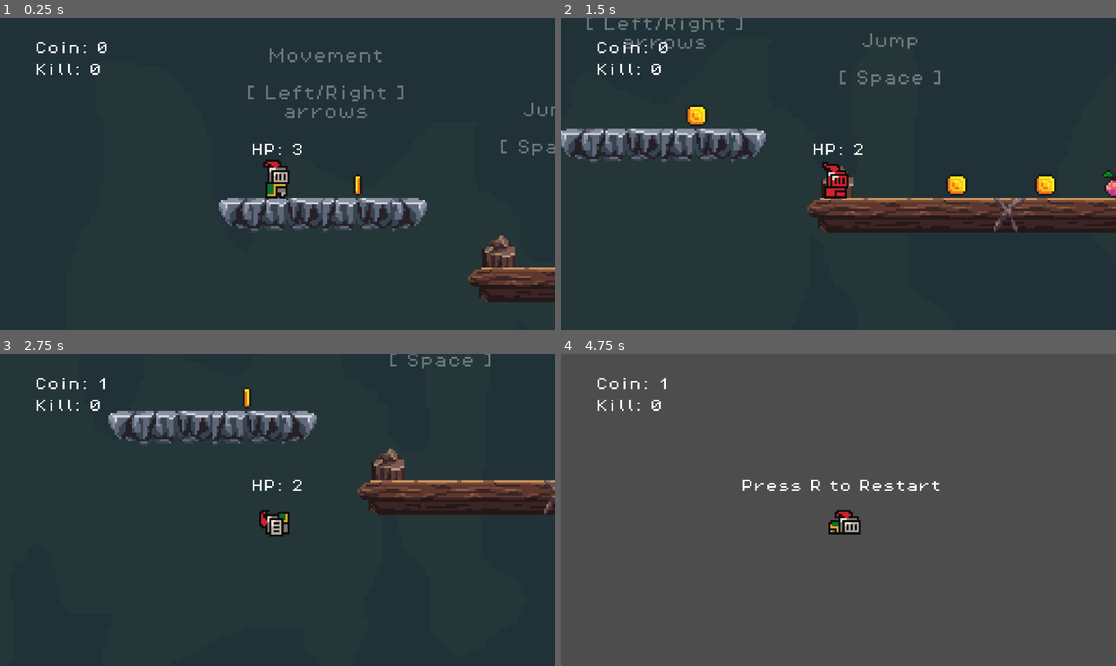
Above: before the commit, frames 1-4 (two rows, left to right).
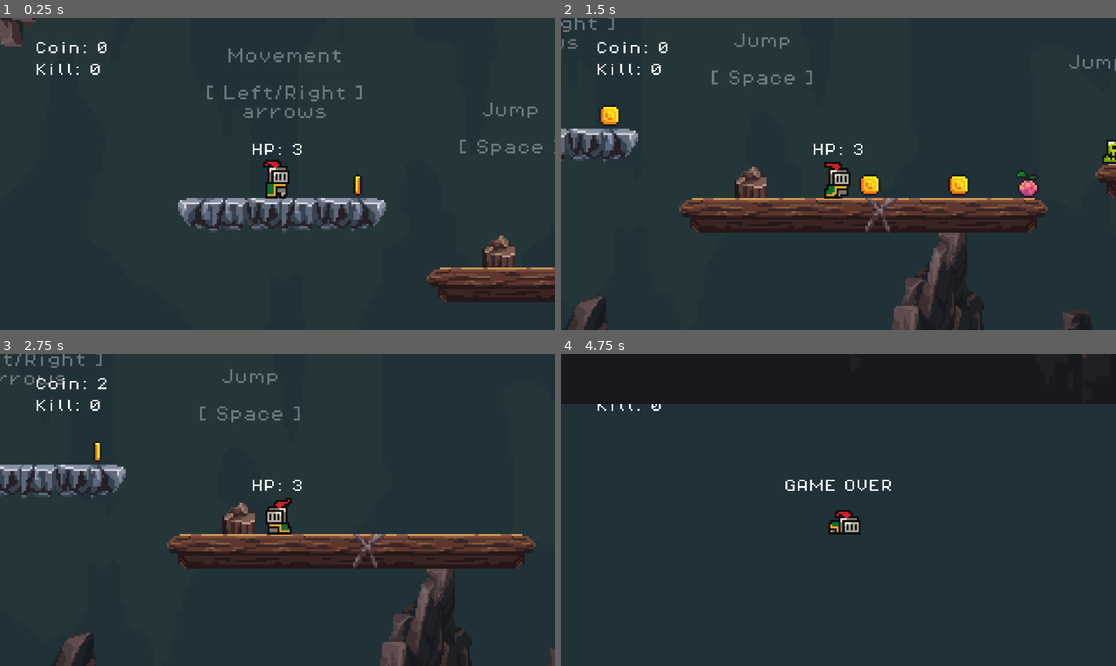
Above: after the commit, the same moments.

Repository: YouRunOut/2d-platformer
Game: Godot game, scene res://src/Scenes/level_1.tscn
Same seed, same stepped clock (60 frames per second), same inputs: the game is played once before the commit and once after it.
Inputs:
- Up to frame 1 (0.25 s): no input
- Up to frame 2 (1.5 s): tap Enter (ui_accept) at 0.5, 0.77 s; hold Right (ui_right) from 0.53 s (still down)
- Up to frame 3 (2.75 s): tap Enter (ui_accept) at 1.52 s; release Right (ui_right) at 2.03 s; hold Left (ui_left) from 2.03 s (still down)
- Up to frame 4 (4.75 s): release Left (ui_left) at 2.78 s; hold Right (ui_right) 2.78-4.28 s; tap Enter (ui_accept) at 3.02, 3.77, 4.52 s; hold Left (ui_left) from 4.28 s (still down)

The runs differ from the first frame. In frame 1, 5.5% of the frame differs, in the area x 0-100%, y 0-92%; in frame 2, 13%; in frame 3, 16%; in frame 4, 100%, in the area x 0-100%, y 0-100%.

Commit message:
Update level_1.tscn

Diff:
--- a/src/Scenes/level_1.tscn
+++ b/src/Scenes/level_1.tscn
@@ -966,35 +966,38 @@
 volume_db = -13.868
 autoplay = true
 
-[node name="Parallax2D" type="Parallax2D" parent="."]
-scroll_offset = Vector2(10, 84)
-
-[node name="ParallaxBackground" type="ParallaxBackground" parent="Parallax2D"]
-
-[node name="ParallaxLayer" type="ParallaxLayer" parent="Parallax2D/ParallaxBackground"]
-motion_scale = Vector2(1.2, 1.2)
-
-[node name="TextureRect" type="TextureRect" parent="Parallax2D/ParallaxBackground/ParallaxLayer"]
-offset_left = -407.0
-offset_top = -470.0
-offset_right = 1663.0
-offset_bottom = 565.0
-texture = ExtResource("2_s3txp")
-
-[node name="ParallaxLayer2" type="ParallaxLayer" parent="Parallax2D/ParallaxBackground"]
-motion_scale = Vector2(0.5, 0.5)
-
-[node name="TextureRect" type="TextureRect" parent="Parallax2D/ParallaxBackground/ParallaxLayer2"]
-offset_left = -276.0
-offset_top = -367.0
-offset_right = 1794.0
-offset_bottom = 668.0
-scale = Vector2(0.89066124, 0.89066124)
-texture = ExtResource("1_orotn")
-
 [node name="TileMapLayer" type="TileMapLayer" parent="."]
+position = Vector2(-19, 0)
 tile_map_data = PackedByteArray("AAD//wAAAAAhAA8AAAAAAAAAAAAiAA8AAAABAAAAAAAkAA8AAAACAAAAAAAiAA8AAAADAAAAAAAkAA8AAAAEAA …(1936 unchanged characters)…
 tile_set = SubResource("TileSet_vta6r")
+
+[node name="Parallax2D" type="Parallax2D" parent="."]
+scroll_offset = Vector2(-128, 88)
+
+[node name="ParallaxBackground" type="ParallaxBackground" parent="Parallax2D"]
+
+[node name="ParallaxLayer" type="ParallaxLayer" parent="Parallax2D/ParallaxBackground"]
+motion_scale = Vector2(0.7, 0.7)
+motion_mirroring = Vector2(2070, 0)
+
+[node name="TextureRect" type="TextureRect" parent="Parallax2D/ParallaxBackground/ParallaxLayer"]
+offset_left = -889.0
+offset_top = -493.0
+offset_right = 1181.0
+offset_bottom = 542.0
+texture = ExtResource("2_s3txp")
+
+[node name="ParallaxLayer2" type="ParallaxLayer" parent="Parallax2D/ParallaxBackground"]
+position = Vector2(-19, 0)
+motion_mirroring = Vector2(828, 0)
+
+[node name="TextureRect" type="TextureRect" parent="Parallax2D/ParallaxBackground/ParallaxLayer2"]
+offset_left = -190.0
+offset_top = -189.0
+offset_right = 1880.0
+offset_bottom = 846.0
+scale = Vector2(0.4, 0.4)
+texture = ExtResource("1_orotn")
 
 [node name="damageObj" parent="." instance=ExtResource("3_vta6r")]
 position = Vector2(113, 25)
@@ -1032,9 +1035,9 @@
 [node name="Label" type="Label" parent="."]
 self_modulate = Color(1, 1, 1, 0.3372549)
 z_index = -1
-offset_left = -17.0
+offset_left = -36.0
 offset_top = -69.0
-offset_right = 205.0
+offset_right = 186.0
 offset_bottom = 4.0
 scale = Vector2(0.4525913, 0.4525913)
 text = "Movement
@@ -1046,9 +1049,9 @@
 [node name="Label2" type="Label" parent="."]
 self_modulate = Color(1, 1, 1, 0.3372549)
 z_index = -1
-offset_left = 87.0
+offset_left = 68.0
 offset_top = -44.0
-offset_right = 309.0
+offset_right = 290.0
 offset_bottom = 10.0
 scale = Vector2(0.4525913, 0.4525913)
 text = "Jump
@@ -1059,10 +1062,15 @@
 [node name="Label3" type="Label" parent="."]
 self_modulate = Color(1, 1, 1, 0.3372549)
 z_index = -1
-offset_left = 325.0
-offset_top = -37.999996
-offset_right = 551.0
-offset_bottom = -21.999996
+offset_left = 259.0
+offset_top = -34.0
+offset_right = 485.0
+offset_bottom = -18.0
 scale = Vector2(0.4525913, 0.4525913)
 text = "Jump on the enemy"
 horizontal_alignment = 1
+
+[node name="Background4a" type="Sprite2D" parent="."]
+position = Vector2(599, -9)
+scale = Vector2(2.135894, 2.135894)
+texture = ExtResource("1_orotn")
